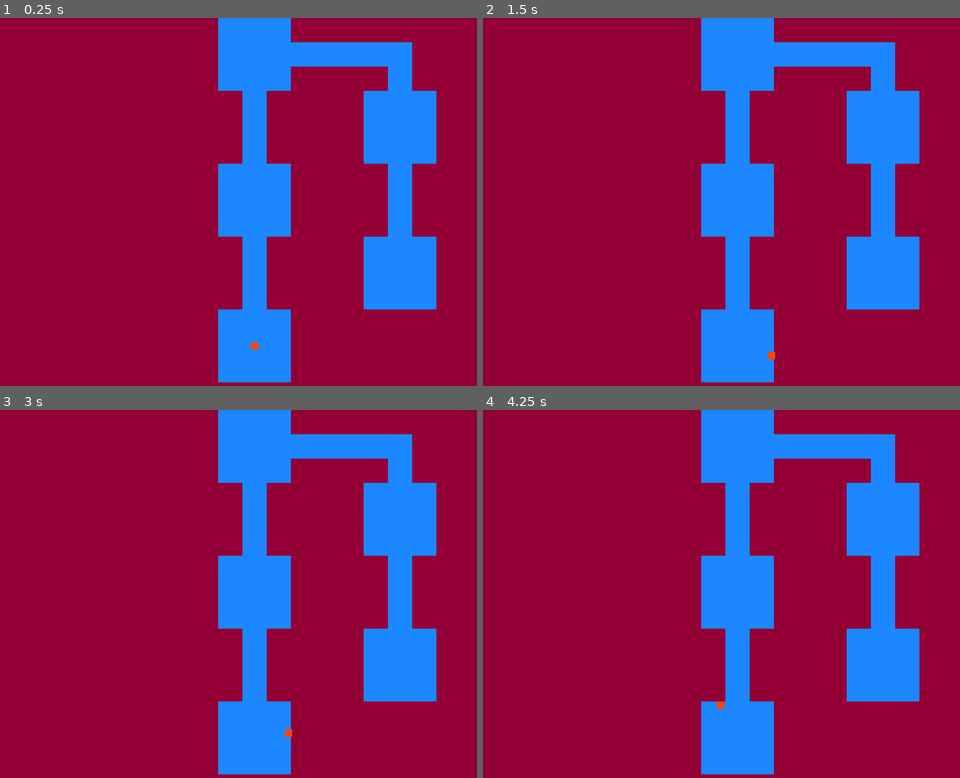
Above: before the commit, frames 1-4 (two rows, left to right).
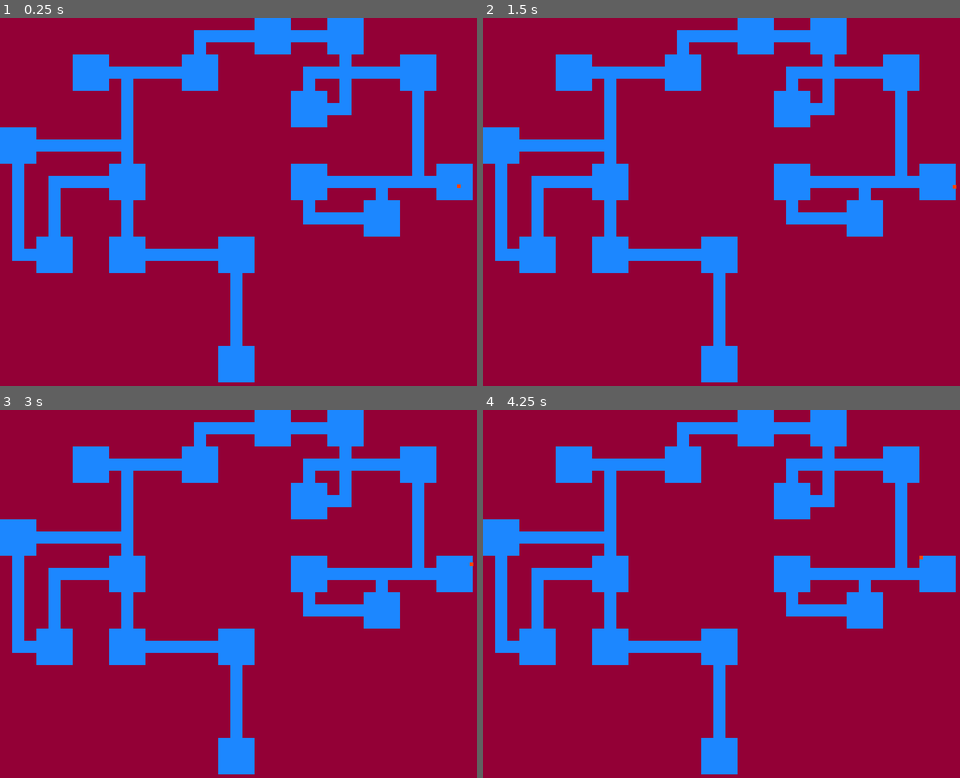
Above: after the commit, the same moments.

Repository: KirigayaRyuunosuke/Godot_Experiments
Game: Godot game, scene res://nodes/base/base.tscn
Two runs of this game, one before a commit and one after it. Both use one fixed random seed, a clock stepped at 60 frames per second and the inputs below.
Inputs:
- Up to frame 1 (0.25 s): no input
- Up to frame 2 (1.5 s): tap Enter at 0.5 s; hold Right (move_right) 0.53-1.28 s; tap Space at 1.25 s; hold Down (move_down) from 1.28 s (still down)
- Up to frame 3 (3 s): tap Enter at 2 s; release Down (move_down) at 2.03 s; hold Right (move_right) 2.03-2.78 s; tap Space at 2.75 s; hold Up (move_up) from 2.78 s (still down)
- Up to frame 4 (4.25 s): release Up (move_up) at 3.53 s; hold Left (move_left) from 3.53 s (still down)

The runs differ from the first frame. In frame 1, 32% of the frame differs, in the area x 0-100%, y 0-100%; in frame 2, 32%; in frame 3, 32%; in frame 4, 32%.

Commit message:
small changes for bigger mazes

Diff:
--- a/procedural_maze/nodes/base/base.gd
+++ b/procedural_maze/nodes/base/base.gd
@@ -13,16 +13,16 @@
 var playerStartingPosition : Vector2
 
 func _ready() -> void:
-
-	var cols = 20
-	var rows = 20
+	var tileSize = 50
+	var cols = 40
+	var rows = 40
 	var halls = 15
 
-	down.global_position.y = rows * 100
-	right.global_position.x = cols * 100
+	down.global_position.y = rows * tileSize
+	right.global_position.x = cols * tileSize
 
-	_drawMap(_mapGenerator(rows,cols,halls))
-	player.global_position = (playerStartingPosition*100) + Vector2(35,35)
+	_drawMap(_mapGenerator(rows,cols,halls),tileSize)
+	player.global_position = (playerStartingPosition*tileSize) + Vector2(35,35)
 
 func _mapGenerator(rows,cols,halls):
 	var result = []
@@ -53,7 +53,7 @@
 	points.append([newX,newY])
 	var i = 0
 	var tries = 0
-	while i < howMany-1 && tries < 100:
+	while i < howMany-1 && tries < 2500:
 		tries += 1
 		newX = (randi()%x)*3
 		newY = (randi()%y)*3
@@ -66,7 +66,7 @@
 	var distanceX
 	var distanceY
 	var minimalDistanceBetween = 4
-	var maximumDistanceBetween = 9
+	var maximumDistanceBetween = 10
 	for i in range(points.size()):
 		distanceX = points[i][0] - newPoint[0]
 		distanceY = points[i][1] - newPoint[1]
@@ -116,10 +116,10 @@
 
 	return result
 
-func _drawMap(array):
+func _drawMap(array,tileSize):
 	for a in range(array.size()):
 		for i in range(array[a].size()):
-			drawingPosition = Vector2(i*100,a*100)
+			drawingPosition = Vector2(i*tileSize,a*tileSize)
 			if array[a][i] > 0:
 				var segment = segmentFloor.instantiate()
 				segment.global_position = drawingPosition
--- a/procedural_maze/nodes/level_segment_0.tscn
+++ b/procedural_maze/nodes/level_segment_0.tscn
@@ -1,6 +1,7 @@
 [gd_scene format=3 uid="uid://5i2t0a0wf854"]
 
 [node name="level_segment_0" type="Node2D"]
+scale = Vector2(0.5, 0.5)
 
 [node name="Polygon2D" type="Polygon2D" parent="."]
 color = Color(0.109804, 0.529412, 1, 1)
--- a/procedural_maze/nodes/level_segment_1.tscn
+++ b/procedural_maze/nodes/level_segment_1.tscn
@@ -1,6 +1,7 @@
 [gd_scene format=3 uid="uid://df7slbdfqo4a1"]
 
 [node name="level_segment_0" type="Node2D"]
+scale = Vector2(0.5, 0.5)
 
 [node name="StaticBody2D" type="StaticBody2D" parent="."]
 
--- a/procedural_maze/nodes/player/player.tscn
+++ b/procedural_maze/nodes/player/player.tscn
@@ -3,6 +3,7 @@
 [ext_resource type="Script" uid="uid://wmqs8qdnaouy" path="res://nodes/player/player.gd" id="1_4raw8"]
 
 [node name="player" type="CharacterBody2D"]
+scale = Vector2(0.5, 0.5)
 motion_mode = 1
 script = ExtResource("1_4raw8")
 
